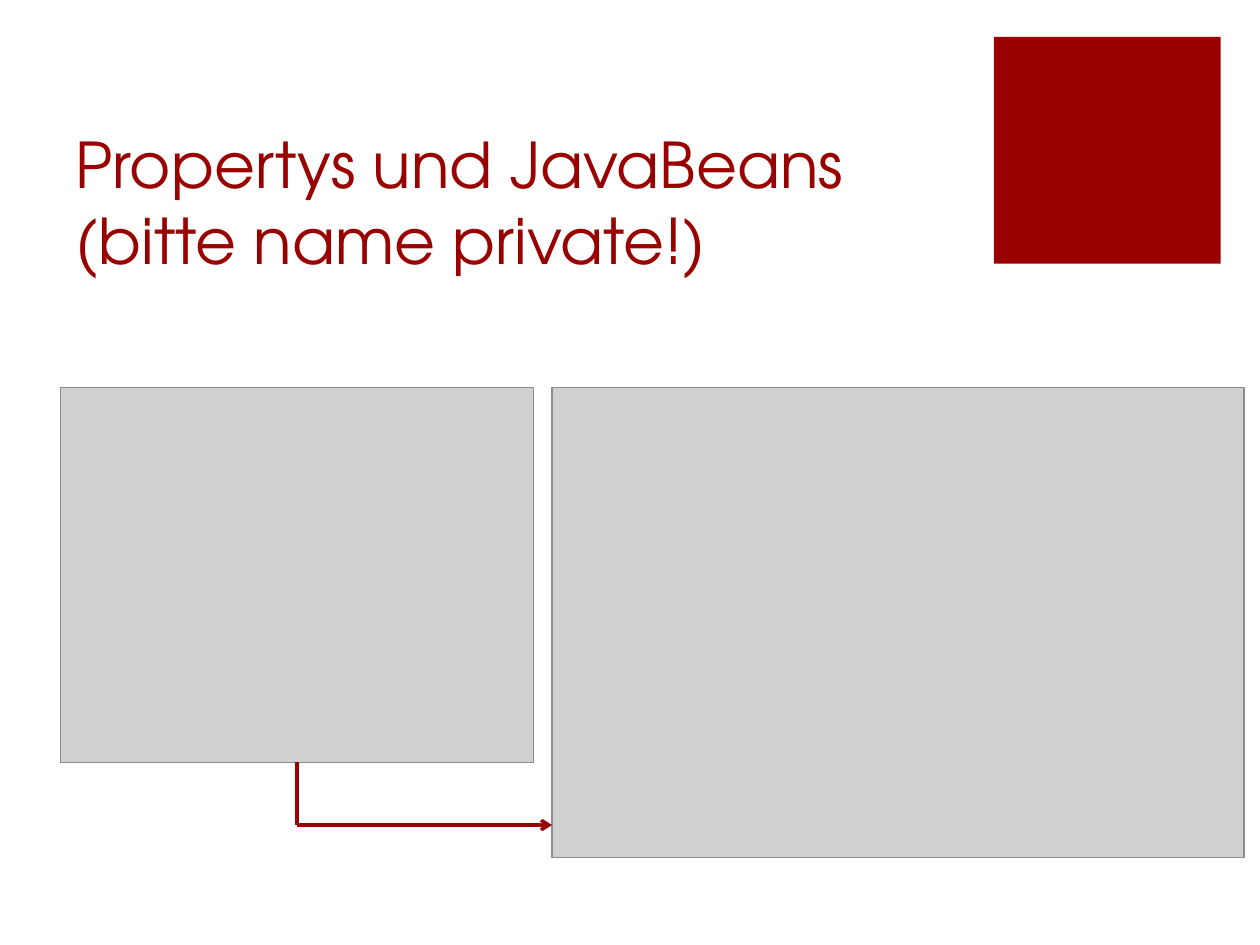
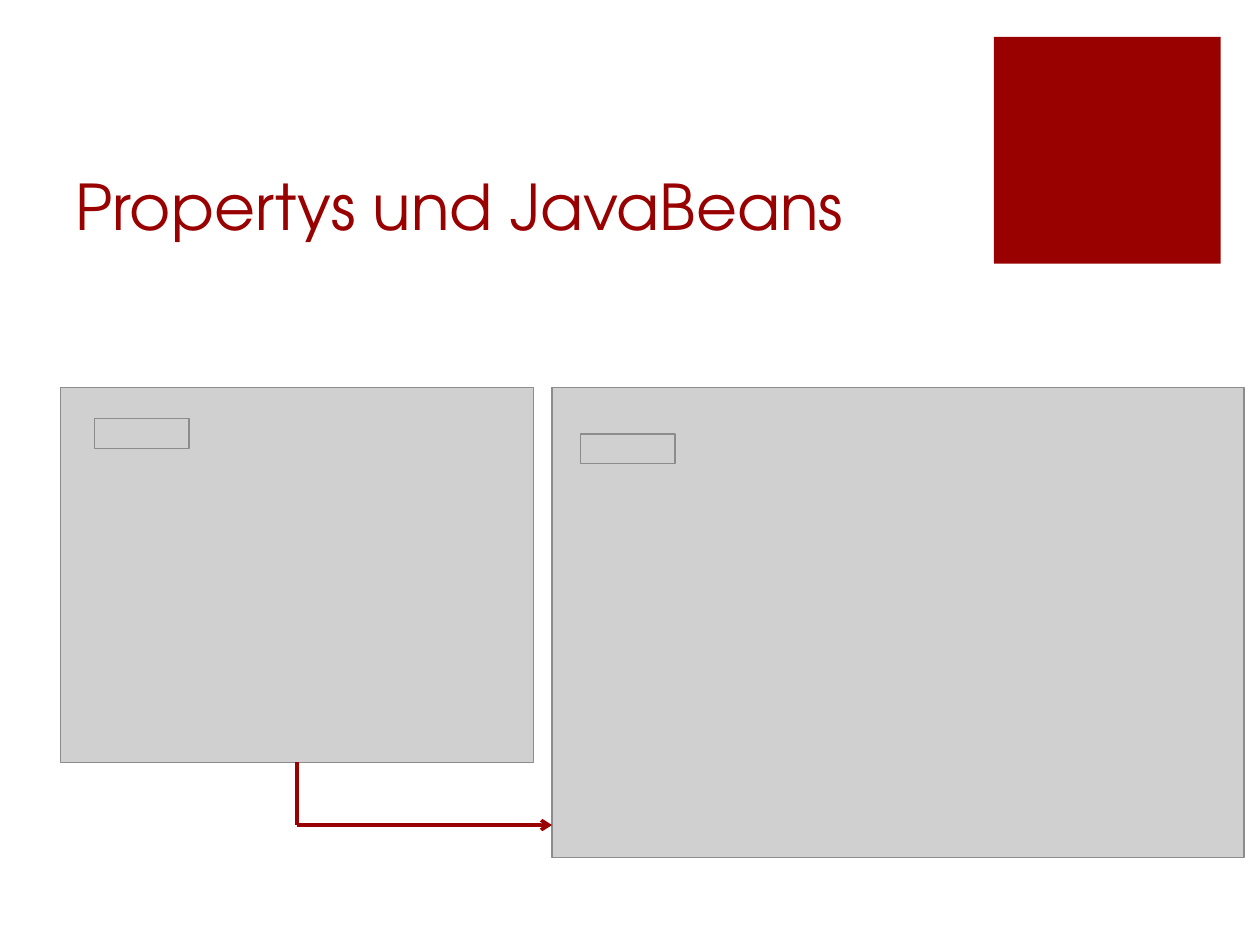
Before and after one commit to Morkunas/jfxusergroup, a slide deck: slide 11 of JavaFX-UserGroup.pptx (slide 12 before the commit). Drawn at 1260x945 pixels with LibreOffice and Linux fonts; fonts in the diff are those of the drawing; grey boxes stand for pictures; background and template pictures are left out. Boxes give left, top, right and bottom in pixels: in the first picture for what was removed or moved away, otherwise in the second. Text is boxed around its words. In the diff, an @@ line names an element or a change of style, - is before the commit and + after.

```diff
--- a/JavaFX-UserGroup.pptx
+++ b/JavaFX-UserGroup.pptx
@@ title at bbox=[76, 183, 843, 242]: text changed @@
-Propertys und JavaBeans
-(bitte name private!)
+Propertys und JavaBeans
@@ picture added at bbox=[94, 418, 189, 449] @@
@@ picture added at bbox=[581, 435, 675, 465] @@
```
Also in this commit, not shown: 2 other slides changed, 1 slide added, 1 slide removed, 6 other files.
